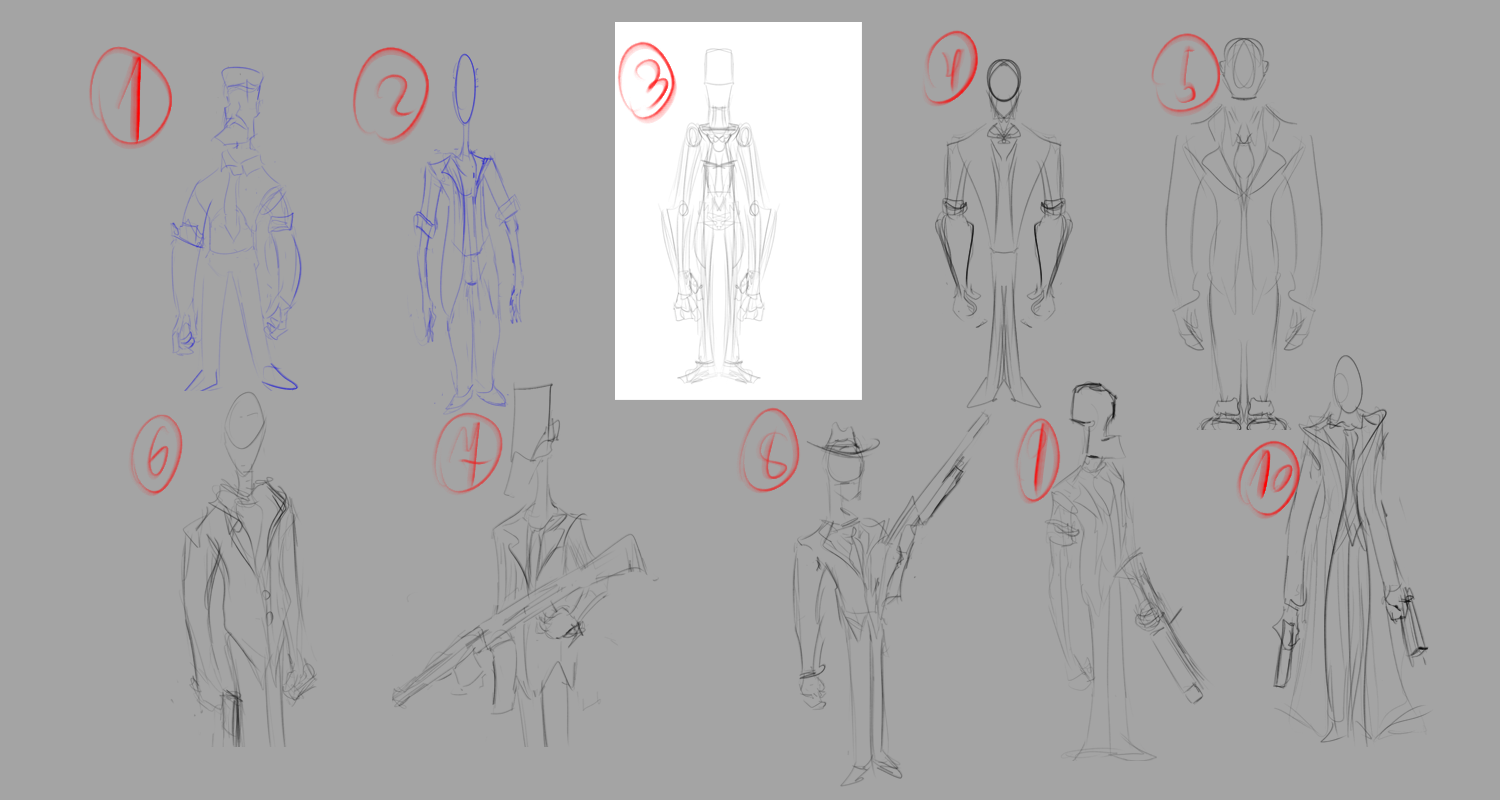
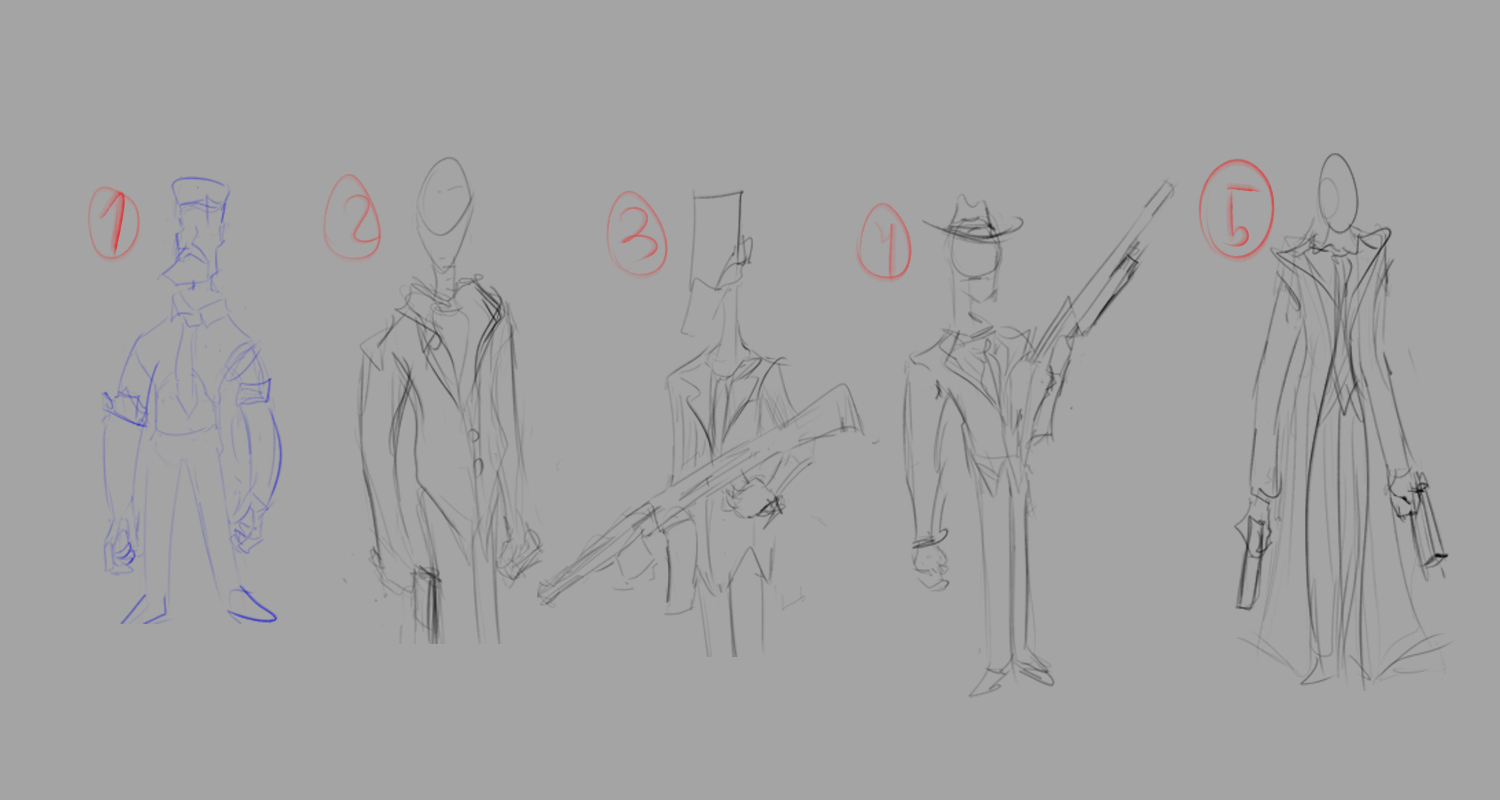
Before/after of a 1500×800 layered artwork. What changed in the layer stack:
added group "Grupo 1 copia 3" with 9 layers above "Grupo 1 copia 2" over <box>87,29,1455,761</box>
added layer "Capa 12" in group "Grupo 1 copia 3" over <box>87,158,1276,285</box>
added layer "Capa 10 copia" (1st of 4, in "Grupo 1 copia 3") in group "Grupo 1 copia 3" over <box>1234,153,1455,691</box>
added layer "Capa 8" (1st of 4, in "Grupo 1 copia 3") in group "Grupo 1 copia 3" over <box>902,176,1178,698</box>
added layer "Capa 7" (1st of 4, in "Grupo 1 copia 3") in group "Grupo 1 copia 3" over <box>537,187,880,657</box>
added layer "Capa 6" (1st of 4, in "Grupo 1 copia 3") in group "Grupo 1 copia 3" over <box>342,156,545,644</box>
added layer "Capa 1 copia" (1st of 4, in "Grupo 1 copia 3") in group "Grupo 1 copia 3" over <box>101,176,284,624</box>
moved "Capa 10" (4th of 4, in "Grupo 1") into group "Grupo 1" over <box>88,29,1300,520</box>
moved "Capa 10 copia" (4th of 4, in "Grupo 1") into group "Grupo 1" over <box>1272,355,1434,747</box>
moved "Capa 9" (4th of 4, in "Grupo 1") into group "Grupo 1" over <box>1044,381,1215,761</box>
moved "Capa 8" (4th of 4, in "Grupo 1") into group "Grupo 1" over <box>792,409,992,787</box>
moved "Capa 7" (4th of 4, in "Grupo 1") into group "Grupo 1" over <box>392,381,659,747</box>
moved "Capa 6" (4th of 4, in "Grupo 1") into group "Grupo 1" over <box>170,391,318,747</box>
moved "Capa 5 copia" (4th of 4, in "Grupo 1") into group "Grupo 1" over <box>1164,37,1324,430</box>
hid "Capa 4 copia", moved it into group "Grupo 1" over <box>935,58,1073,409</box>
moved "Capa 3" into group "Grupo 1" over <box>615,22,862,400</box>
hid "Capa 2 copia 2", moved it into group "Grupo 1" over <box>407,53,524,415</box>
moved "Capa 1 copia" (4th of 4, in "Grupo 1") into group "Grupo 1" over <box>170,66,302,391</box>
